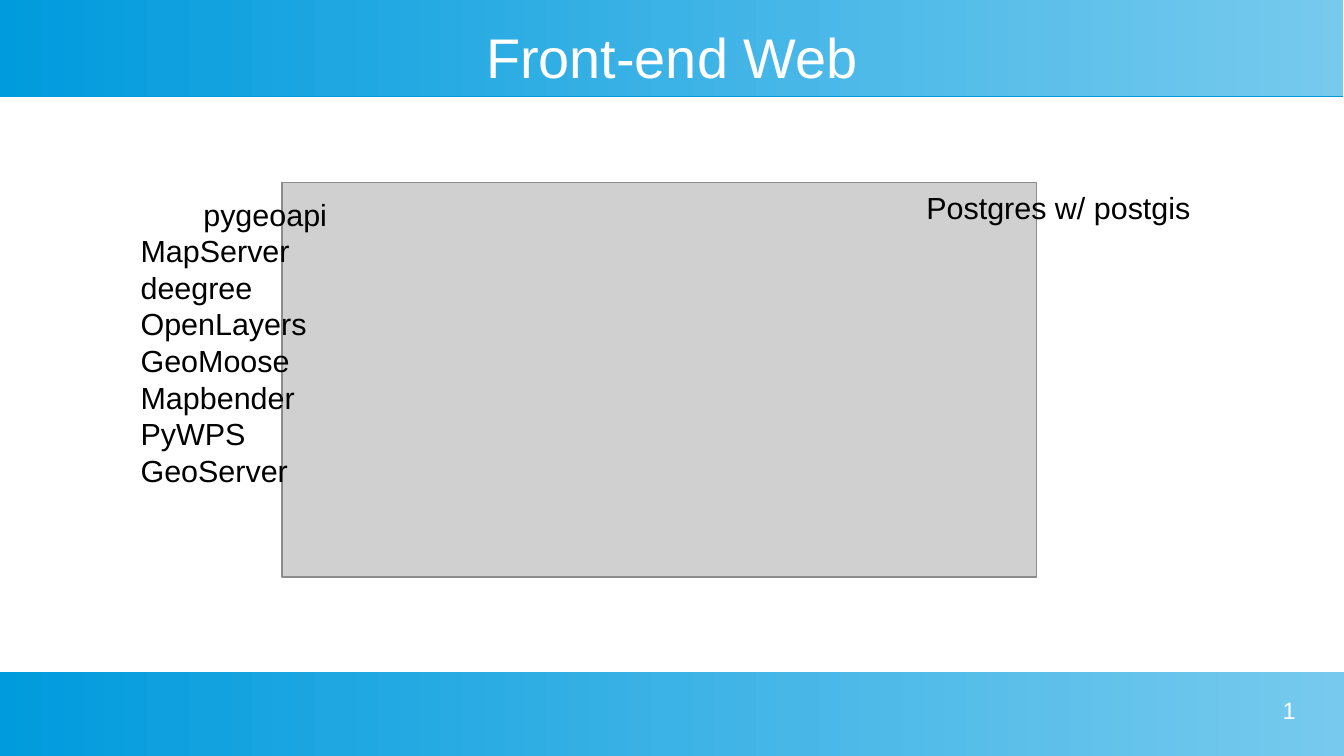
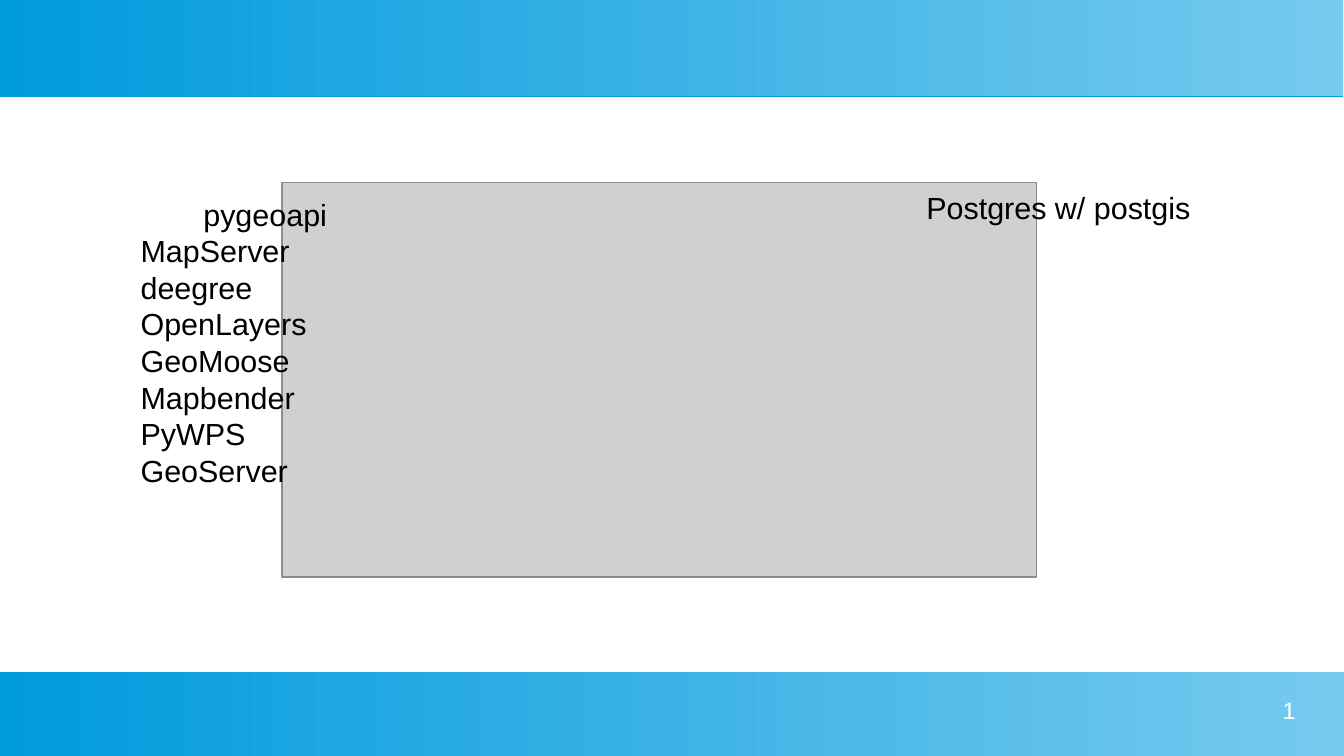
Before and after one commit to Willjfield/FOSS-for-WebGIS, a slide deck: slide 1 of 6-14/WebMaps.odp. Drawn at 1344x756 pixels with LibreOffice and Linux fonts; fonts in the diff are those of the drawing; grey boxes stand for pictures. Boxes give left, top, right and bottom in pixels: in the first picture for what was removed or moved away, otherwise in the second. Text is boxed around its words. In the diff, an @@ line names an element or a change of style, - is before the commit and + after.

```diff
--- a/6-14/WebMaps.odp
+++ b/6-14/WebMaps.odp
@@ title removed at (486,37,858,79) @@
-Front-end Web
```
Also in this commit, not shown: 6 other files.
